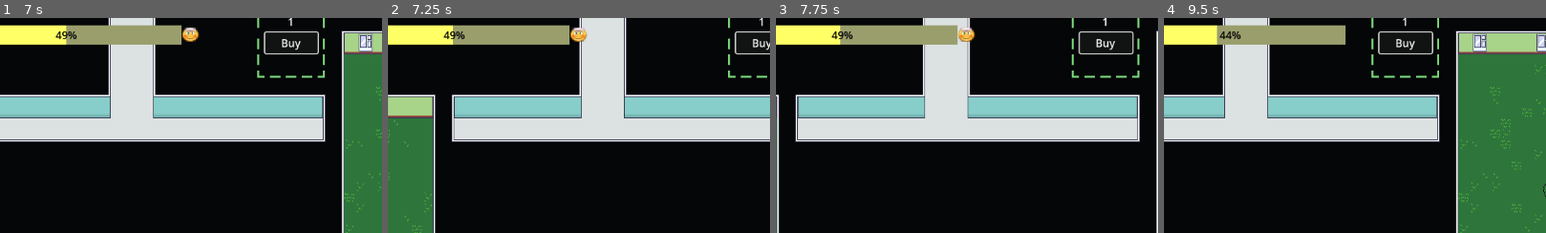
Above: before the commit, frames 1-4 (left to right).
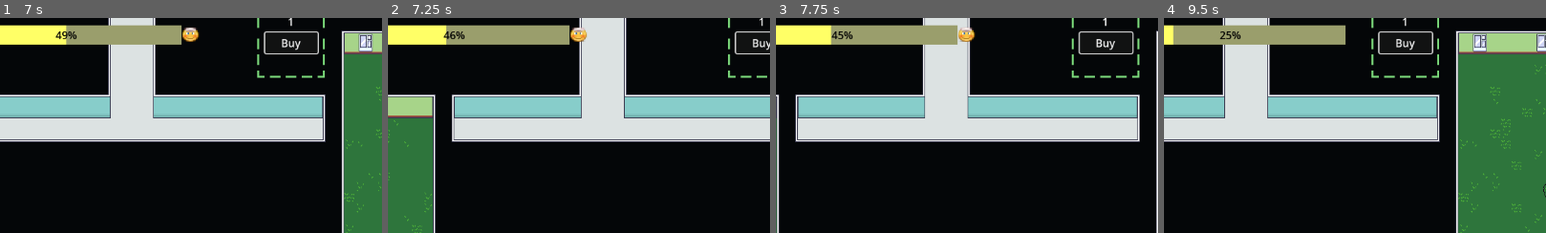
Above: after the commit, the same moments.

Repository: Tausva/DogShelter
Game: Godot game, scene res://scenes/game_menu/game_menu.tscn
The game is run twice, just before and just after one commit, with the same random seed, the same clock (stepped at 60 frames per second) and the same inputs.
Inputs (mouse positions are % of the whole screen's width and height, from its top left):
- Up to frame 1 (7 s): click (76, 87) at 0.5 s; move the mouse to (72, 45) at 1.27 s; hold D (Right) 1.28-2 s; click (72, 45) at 1.42 s; click (98, 4) at 2 s; click (77, 50) at 2.75 s; click "Buy" at 3.5 s; tap Enter at 4.25, 6.5 s; drag from (30, 55) to (45, 70) at 4.27 s; move the mouse to (60, 28) at 5.02 s; hold D (Right) 5.03-5.75 s; tap Space at 5.75 s; drag from (45, 70) to (20, 35) at 5.77 s; move the mouse to (80, 65) at 6.52 s; hold A (Left) from 6.53 s (still down)
- Up to frame 2 (7.25 s): keep holding A (Left)
- Up to frame 3 (7.75 s): release A (Left) at 7.25 s; drag from (20, 35) to (81, 65) at 7.27 s
- Up to frame 4 (9.5 s): move the mouse to (55, 50) at 8.02 s; hold S (Down) 8.03-8.75 s; click (55, 50) at 8.17 s; tap Space at 8.75 s; drag from (35, 25) to (30, 55) at 8.77 s
The pictures show only the part of the screen within x 10-60%, y 0-50%; the shares and areas given below are measured in that part.

Frame 1 is identical in both runs. In frame 2, 0.2% of the frame differs, in the area x 15-18%, y 3-13%; in frame 3, 0.2%; in frame 4, 1.2%, in the area x 2-18%, y 3-13%.

Commit message:
generate faster

Diff:
--- a/scenes/components/happyness_component/happyness_component.tscn
+++ b/scenes/components/happyness_component/happyness_component.tscn
@@ -18,7 +18,7 @@
 texture_progress = ExtResource("1_rkdje")
 
 [node name="HappyProgressTimer" type="Timer" parent="."]
-wait_time = 0.2
+wait_time = 0.05
 
 [node name="AngryImage" type="Sprite2D" parent="."]
 position = Vector2(8, 8)
